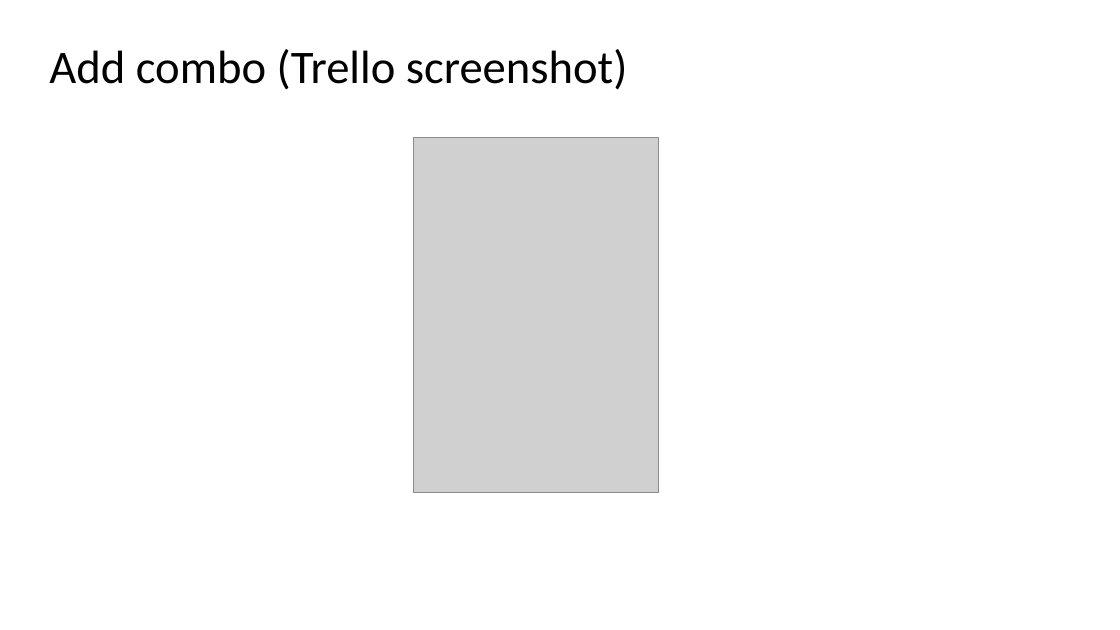
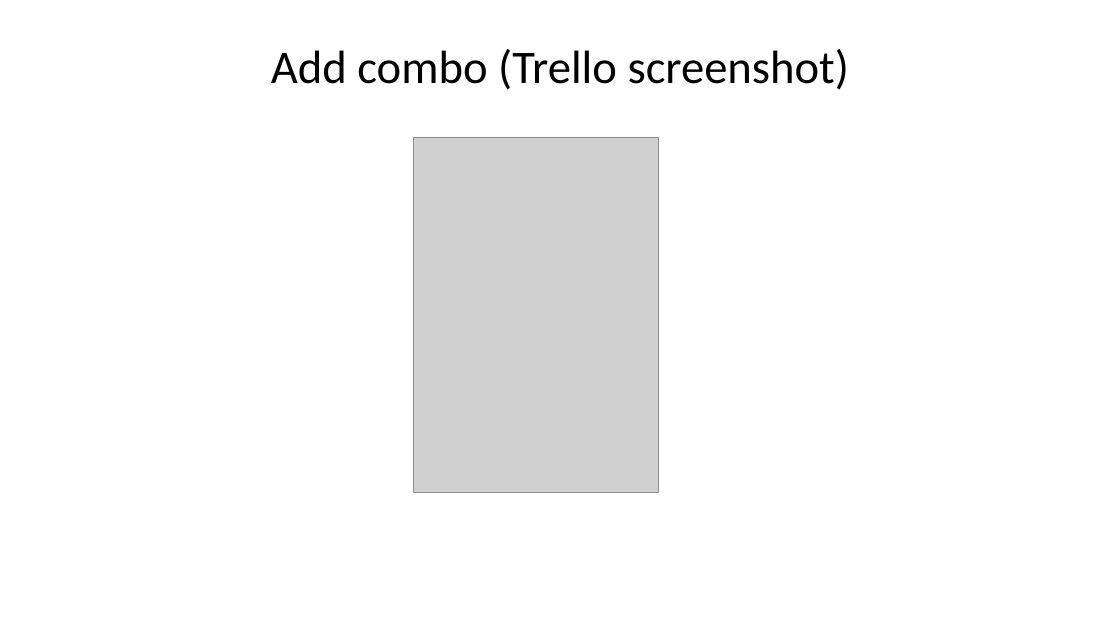
Before and after one commit to mgsthomasxu/pre-assessment, a slide deck: slide 5 of 2.7 and 2.8 Documentation Template .pptx. Drawn at 1120x630 pixels with LibreOffice and Linux fonts; fonts in the diff are those of the drawing; grey boxes stand for pictures. Boxes give left, top, right and bottom in pixels: in the first picture for what was removed or moved away, otherwise in the second. Text is boxed around its words. In the diff, an @@ line names an element or a change of style, - is before the commit and + after.

```diff
--- a/2.7 and 2.8 Documentation Template .pptx
+++ b/2.7 and 2.8 Documentation Template .pptx
@@ title "Add combo (Trello screenshot)" at <box>271,49,849,90</box>: alignment left to centre @@
```
Also in this commit, not shown: 4 other slides changed, 1 slide added, 1 slide removed.
